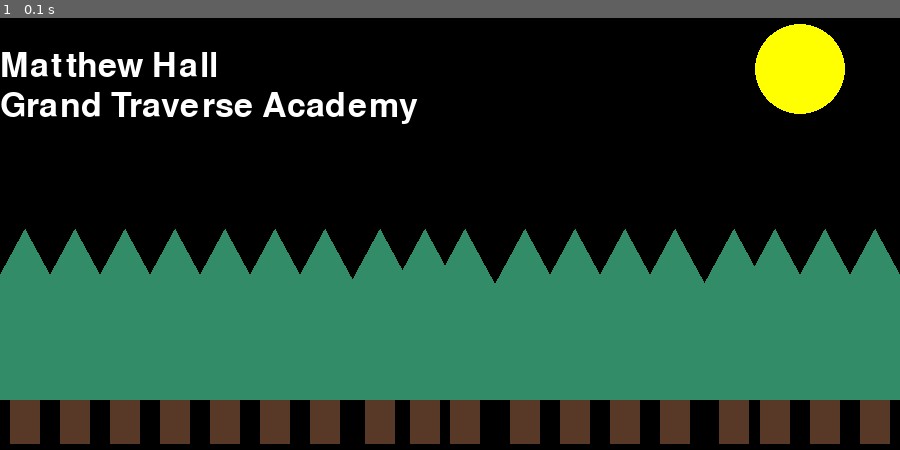
Above: before the commit, frame 1.
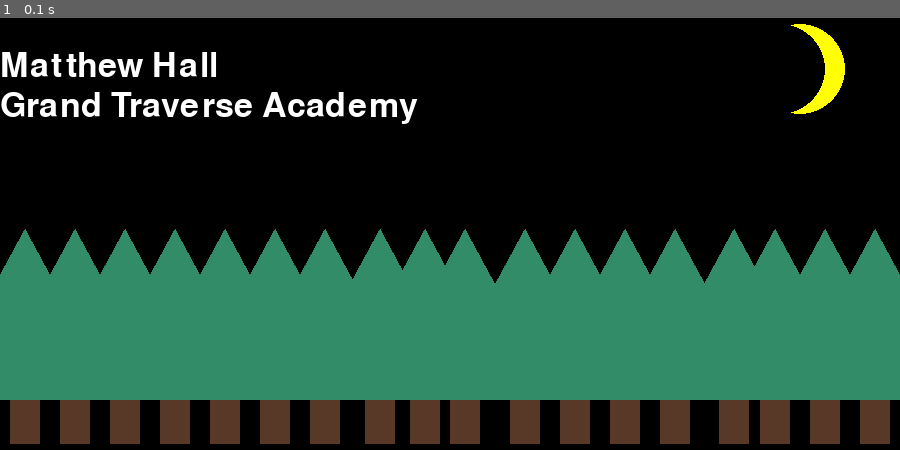
Above: after the commit, the same moment.

Repository: hallma886/pygame-background-scene
Game: pygame game, started from main.py
The game is run twice, just before and just after one commit, with the same random seed, the same clock (stepped at 60 frames per second) and the same inputs.
Inputs:
- Up to frame 1 (0.1 s): no input

The runs differ from the first frame. In frame 1, 1.2% of the frame differs, in the area x 83-92%, y 1-22%.

Commit message:
Update main.py

Diff:
--- a/main.py
+++ b/main.py
@@ -33,6 +33,10 @@
         pygame.draw.polygon(screen, config.FOREST_GREEN, [[150 + x_offset, 400 + y_offset], [75 + x_offset, 230 + y_offset], [0 + x_offset, 400 + y_offset]])
         pygame.draw.polygon(screen, config.FOREST_GREEN, [[140 + x_offset, 350 + y_offset], [75 + x_offset, 230 + y_offset], [10 + x_offset, 350 + y_offset]])
 
+    def draw_cresent():
+        pygame.draw.circle(screen, config.YELLOW, (800, 70), 45, 0)
+        pygame.draw.circle(screen, config.BLACK, (780, 70), 45, 0)
+
     # Main game loop
     running = True
     while running:
@@ -41,7 +45,7 @@
         # Fill the screen with a background color
         screen.fill(config.BLACK)
 
-        pygame.draw.circle(screen, config.YELLOW, (800, 70), 45, 0)
+        draw_cresent()
 
         # Draw trees at different locations
         draw_tree(0, 0)
@@ -69,7 +73,8 @@
         text = font.render('Grand Traverse Academy', True, config.WHITE)
         screen.blit(text, [0, 90])
 
-
+        # mouse_pos = pygame.mouse.get_pos()
+        # draw_text(screen, mouse_pos, mouse_pos, 15)
 
 
 
